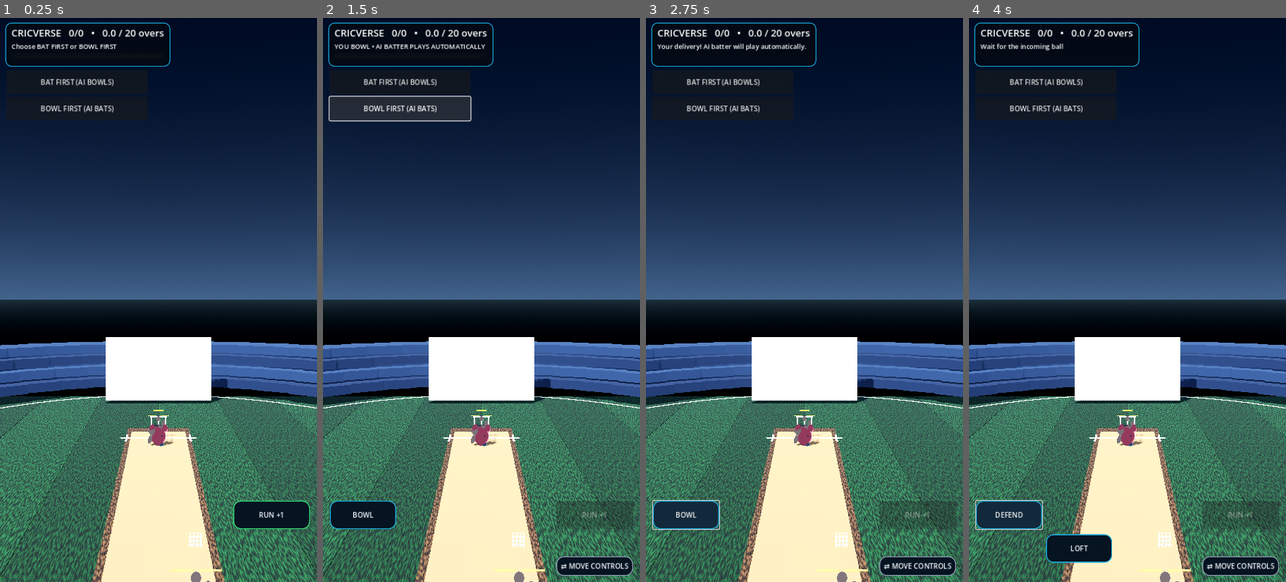
Above: before the commit, frames 1-4 (left to right).
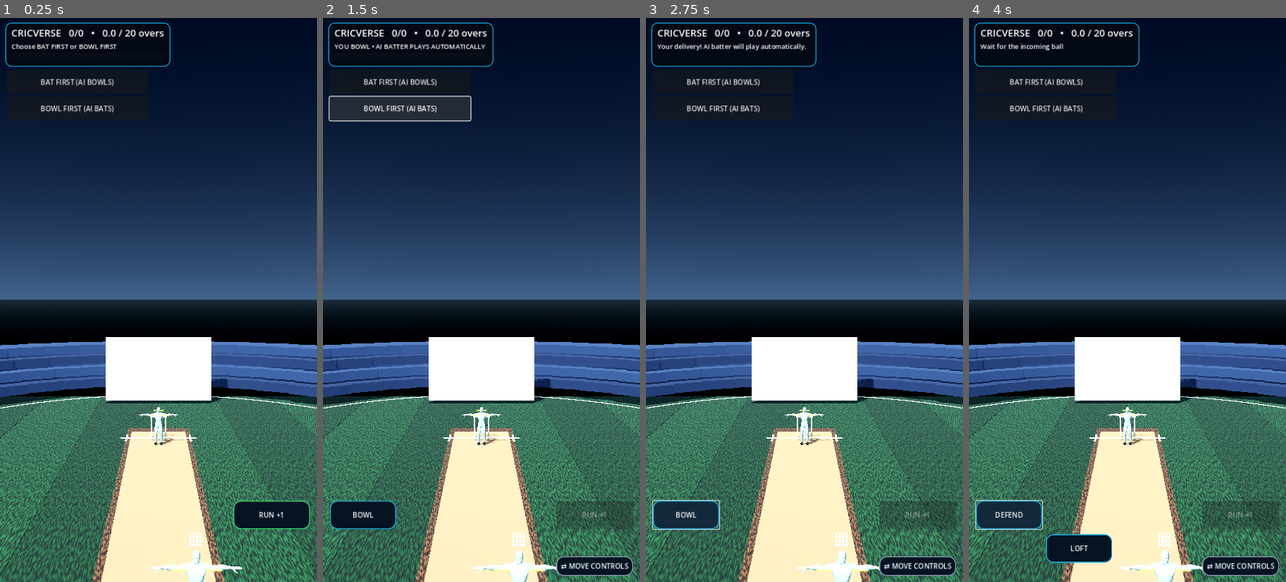
Above: after the commit, the same moments.

Repository: rakibbristy/boundary-cricket
Game: Godot game, scene res://main.tscn
The game is run twice, just before and just after one commit, with the same random seed, the same clock (stepped at 60 frames per second) and the same inputs.
Inputs:
- Up to frame 1 (0.25 s): no input
- Up to frame 2 (1.5 s): click "BAT FIRST (AI BOWLS)" at 0.5 s; click "BOWL FIRST (AI BATS)" at 1.25 s
- Up to frame 3 (2.75 s): click "BOWL" at 2 s
- Up to frame 4 (4 s): click "BAT FIRST (AI BOWLS)" at 2.75 s; click "DEFEND" at 3.5 s

The runs differ from the first frame. In frame 1, 0.7% of the frame differs, in the area x 43-77%, y 68-100%; in frame 2, 0.7%; in frame 3, 0.7%; in frame 4, 0.7%.

Commit message:
Add CC0 Quaternius humanoid player model

Diff:
--- a/cricverse/main.gd
+++ b/cricverse/main.gd
@@ -318,7 +318,7 @@
 	batter.name = "Batter_3D"
 	batter.position = Vector3(0.75, 0, 7.2)
 	add_child(batter)
-	if _load_rigged_character("res://assets/players/batter.gltf", batter):
+	if _load_rigged_character("res://assets/players/quaternius_superhero_male.glb", batter):
 		_add_batter_details(batter)
 		return
 	var skin := Color(0.62, 0.38, 0.25)
@@ -351,7 +351,7 @@
 	bowler.name = "Bowler_3D"
 	bowler.position = Vector3(0, 0, -7.5)
 	add_child(bowler)
-	if _load_rigged_character("res://assets/players/bowler.gltf", bowler):
+	if _load_rigged_character("res://assets/players/quaternius_superhero_male.glb", bowler):
 		_add_bowler_details(bowler)
 		_add_fielder(Vector3(-9, 0, -5), Color(0.9, 0.58, 0.08))
 		_add_fielder(Vector3(8, 0, -4), Color(0.9, 0.58, 0.08))
@@ -378,7 +378,7 @@
 	add_child(fielder)
 	fielder_nodes.append(fielder)
 	fielder_home_positions.append(pos)
-	if _load_rigged_character("res://assets/players/fielder.gltf", fielder):
+	if _load_rigged_character("res://assets/players/quaternius_superhero_male.glb", fielder):
 		_add_fielder_details(fielder, shirt)
 		return
 	_capsule(fielder, Vector3(0, 1.0, 0), 0.2, 0.68, shirt)
Not shown, added: cricverse/assets/players/QUATERNIUS_LICENSE.txt
Binary file added: cricverse/assets/players/quaternius_superhero_male.glb
